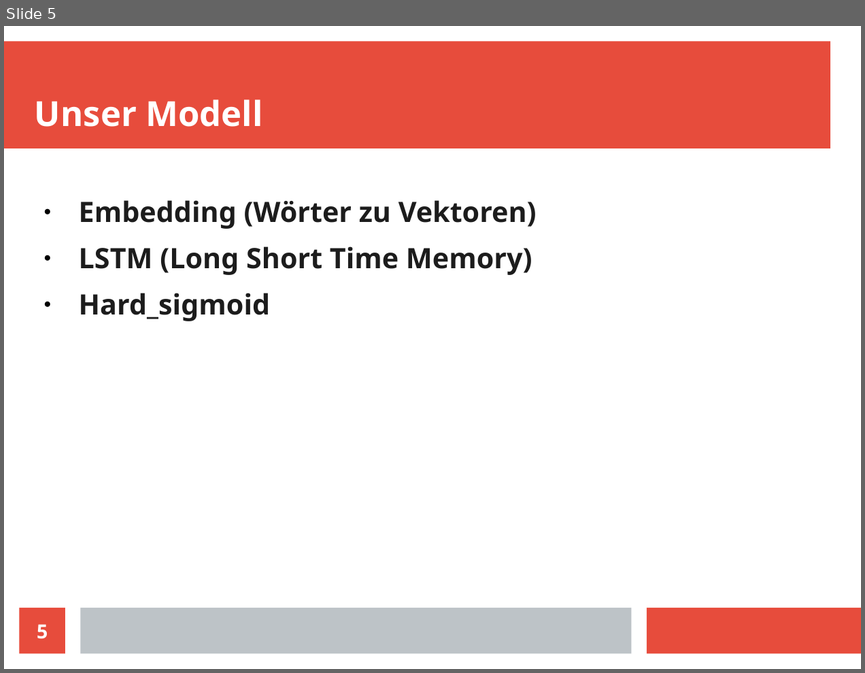
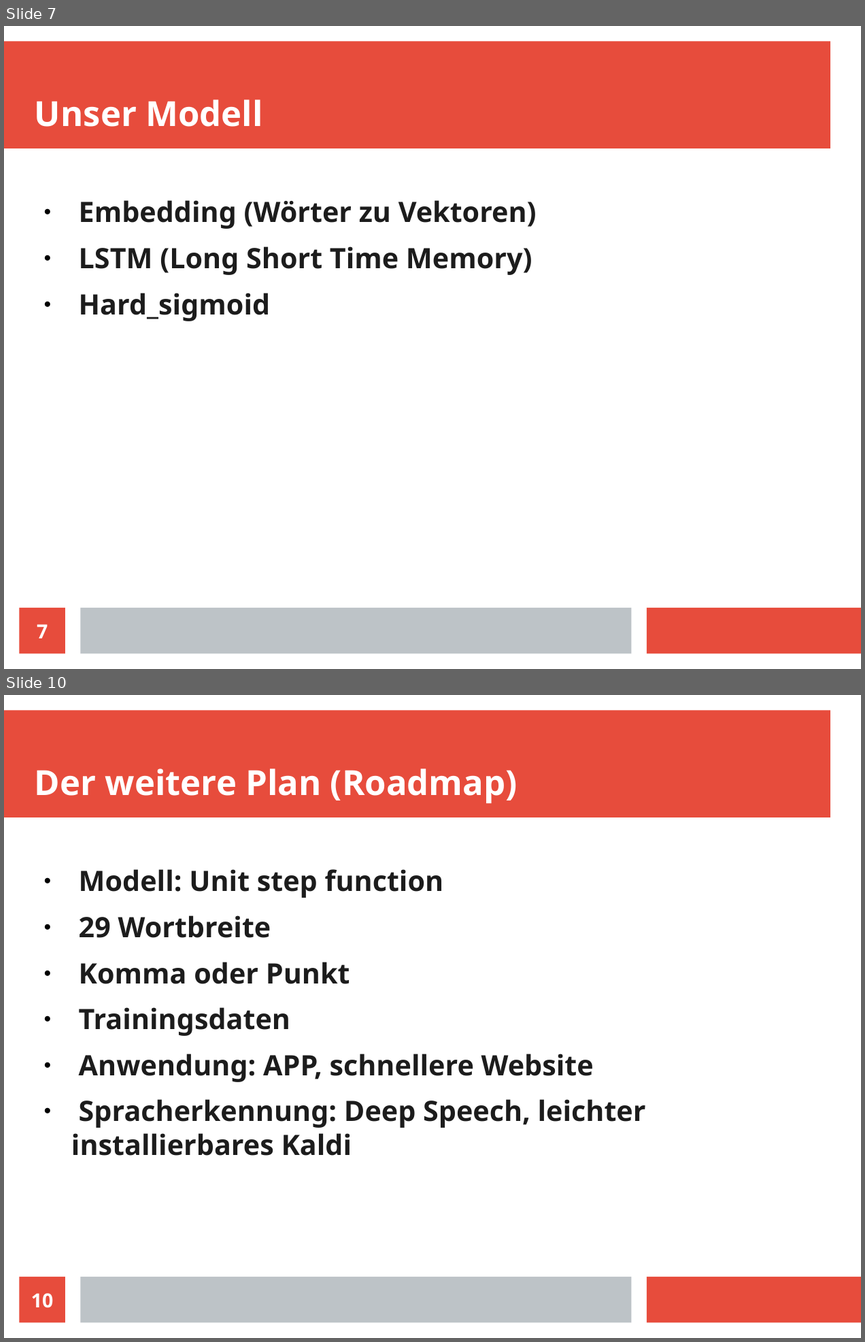
Before and after one commit to HrGaertner/punctation, a slide deck: jufo stand/Präsi.odp. Shown one above the other, each under a label of ours: slide 5 before the commit, slides 7 and 10 after it; the slides between them are not shown. The pictures are 865x673 and 865x1342 pixels, drawn with LibreOffice and Linux fonts; fonts in the diff are those of the drawing. Boxes give left, top, right and bottom in pixels: in the first picture for what was removed or moved away, otherwise in the second. Text is boxed around its words. In the diff, an @@ line names an element or a change of style, - is before the commit and + after.

```diff
--- a/jufo stand/Präsi.odp
+++ b/jufo stand/Präsi.odp
@@ slide 10 added at bbox=[4, 695, 861, 1338], background #FFFFFF; not listed: 3 template elements that a slide beside it also shows @@
@@ title added at bbox=[35, 768, 517, 803], 32 pt, text #FFFFFF, bold @@
+Der weitere Plan (Roadmap)
@@ text added at bbox=[71, 869, 646, 1155], 26 pt, text #1C1C1C, bold @@
+● Modell: Unit step function
+● 29 Wortbreite
+● Komma oder Punkt
+● Trainingsdaten
+● Anwendung: APP, schnellere Website
+● Spracherkennung: Deep Speech, leichter installierbares Kaldi
@@ page number added at bbox=[20, 1276, 65, 1323], fill #E74C3C, 18 pt, text #FFFFFF, bold @@
+10
@@ what was slide 5 is now slide 7 @@
@@ page number at bbox=[37, 624, 48, 638]: text changed @@
-5
+7
```
Also in this commit, not shown: 1 slide changed, 4 other slides added, 5 other files.
